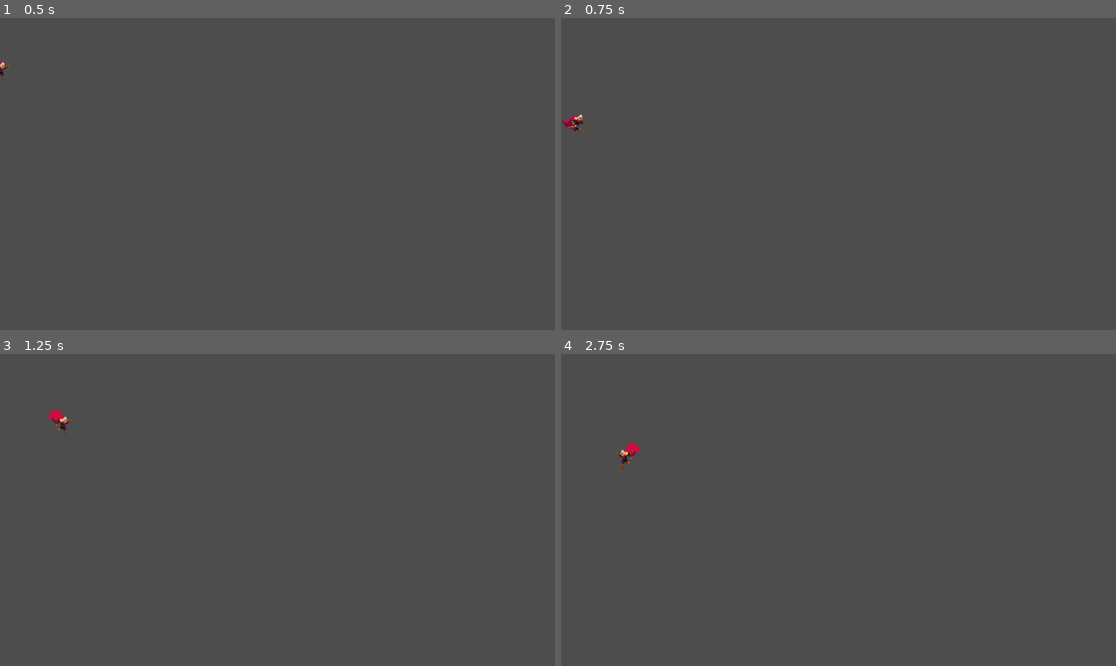
Above: before the commit, frames 1-4 (two rows, left to right).
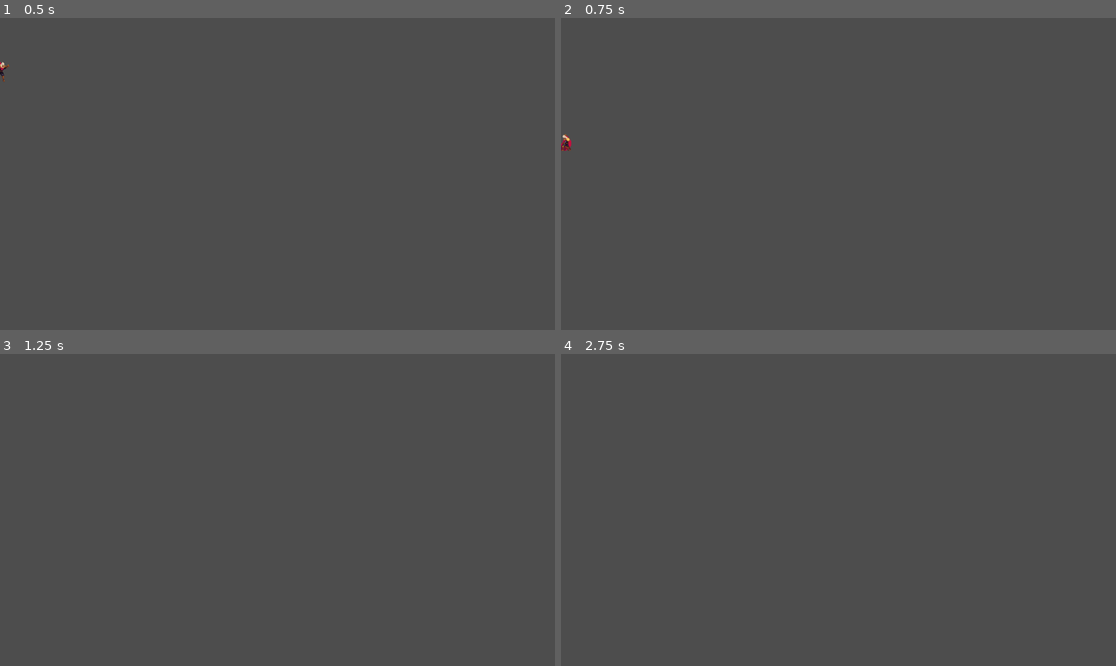
Above: after the commit, the same moments.

Repository: BenJenkyn/interactive-media-final-project
Game: Godot game, scene res://scenes/main.tscn
Two runs of this game, one before a commit and one after it. Both use one fixed random seed, a clock stepped at 60 frames per second and the inputs below.
Inputs:
- Up to frame 1 (0.5 s): no input
- Up to frame 2 (0.75 s): tap Enter at 0.5 s; hold D (move_right) from 0.53 s (still down); tap Space (attack, bound only after the commit) at 0.6 s
- Up to frame 3 (1.25 s): keep holding D (move_right); tap Up (jump) at 0.77, 1.07 s; tap Q (throw, bound only after the commit) at 0.8 s
- Up to frame 4 (2.75 s): tap Q (throw, bound only after the commit) at 1.35 s; tap Up (jump) at 1.52, 1.55, 1.82, 2.1 s; release D (move_right) at 2.03 s; hold A (move_left) from 2.03 s (still down); tap Space (attack, bound only after the commit) at 2.3 s

Frame 1 is identical in both runs. In frame 2, 0.2% of the frame differs, in the area x 0-5%, y 30-43%; in frame 3, 0.2%; in frame 4, 0.2%.

Commit message:
finished character movements

Diff:
--- a/hollow-head/project.godot
+++ b/hollow-head/project.godot
@@ -31,8 +31,17 @@
 }
 jump={
 "deadzone": 0.2,
-"events": [Object(InputEventKey,"resource_local_to_scene":fa …(140 unchanged characters)… d":false,"keycode":0,"physical_keycode":32,"key_label":0,"unicode":32,"location":0,"echo":false,"script":null)
-, Object(InputEventKey,"resource_local_to_scene":false,"resource_name":"","device":-1,"window_id":0,"alt_pressed":false,"shift_pressed":false,"ctrl_pressed":false,"meta_pressed":false,"pressed":false,"keycode":0,"physical_keycode":4194320,"key_label":0,"unicode":0,"location":0,"echo":false,"script":null)
+"events": [Object(InputEventKey,"resource_local_to_scene":fa …(140 unchanged characters)… d":false,"keycode":0,"physical_keycode":4194320,"key_label":0,"unicode":0,"location":0,"echo":false,"script":null)
 , Object(InputEventKey,"resource_local_to_scene":false,"resource_name":"","device":-1,"window_id":0,"alt_pressed":false …(183 unchanged characters)…
 ]
 }
+attack={
+"deadzone": 0.2,
+"events": [Object(InputEventKey,"resource_local_to_scene":false,"resource_name":"","device":-1,"window_id":0,"alt_pressed":false,"shift_pressed":false,"ctrl_pressed":false,"meta_pressed":false,"pressed":false,"keycode":0,"physical_keycode":32,"key_label":0,"unicode":32,"location":0,"echo":false,"script":null)
+]
+}
+throw={
+"deadzone": 0.2,
+"events": [Object(InputEventKey,"resource_local_to_scene":false,"resource_name":"","device":-1,"window_id":0,"alt_pressed":false,"shift_pressed":false,"ctrl_pressed":false,"meta_pressed":false,"pressed":false,"keycode":0,"physical_keycode":81,"key_label":0,"unicode":113,"location":0,"echo":false,"script":null)
+]
+}
--- a/hollow-head/scenes/player/Player.tscn
+++ b/hollow-head/scenes/player/Player.tscn
@@ -1,13 +1,17 @@
-[gd_scene load_steps=27 format=3 uid="uid://e7ihj1pv4fmu"]
-
-[ext_resource type="Texture2D" uid="uid://dv8sgeyikxkj8" path="res://assets/characters/1 Terrible Knight/Sprites/Hurt/frame1.png" id="1_ro0t8"]
+[gd_scene load_steps=34 format=3 uid="uid://e7ihj1pv4fmu"]
+
 [ext_resource type="Script" uid="uid://d2rn5lf0d63b4" path="res://scripts/player.gd" id="1_wr5hl"]
-[ext_resource type="Texture2D" uid="uid://eqmuwsnbd20m" path="res://assets/characters/1 Terrible Knight/Sprites/Hurt/frame2.png" id="2_8nn5r"]
+[ext_resource type="PackedScene" uid="uid://beh23fx68qeu8" path="res://scenes/player/projectile.tscn" id="2_5ttev"]
+[ext_resource type="Texture2D" uid="uid://cpxh13rrbv2qn" path="res://assets/characters/1 Terrible Knight/Sprites/SwordSlash/frame1.png" id="2_76i7i"]
 [ext_resource type="Texture2D" uid="uid://dmfyyps1jflty" path="res://assets/characters/1 Terrible Knight/Sprites/Idle/frame1.png" id="2_tpg5x"]
 [ext_resource type="Texture2D" uid="uid://dsbneefqytqgk" path="res://assets/characters/1 Terrible Knight/Sprites/Idle/frame2.png" id="3_c3xxp"]
-[ext_resource type="Texture2D" uid="uid://cjguhini6l0bh" path="res://assets/characters/1 Terrible Knight/Sprites/Hurt/frame3.png" id="3_kvwax"]
+[ext_resource type="Texture2D" uid="uid://crurvnmblitu3" path="res://assets/characters/1 Terrible Knight/Sprites/SwordSlash/frame2.png" id="3_mndc6"]
+[ext_resource type="Texture2D" uid="uid://otqisyyacayo" path="res://assets/characters/1 Terrible Knight/Sprites/SwordSlash/frame3.png" id="4_1hh02"]
 [ext_resource type="Texture2D" uid="uid://cx4nnj5v8ahmv" path="res://assets/characters/1 Terrible Knight/Sprites/Idle/frame3.png" id="4_npwbq"]
+[ext_resource type="Texture2D" uid="uid://kluemapijtm6" path="res://assets/characters/1 Terrible Knight/Sprites/SwordSlash/frame4.png" id="5_5ttev"]
 [ext_resource type="Texture2D" uid="uid://dfi0bvfxhhn2w" path="res://assets/characters/1 Terrible Knight/Sprites/Idle/frame4.png" id="5_v42im"]
+[ext_resource type="Texture2D" uid="uid://we4a4c4wvxca" path="res://assets/characters/1 Terrible Knight/Sprites/SwordSlash/frame5.png" id="6_geaob"]
+[ext_resource type="Texture2D" uid="uid://emv5i1pvmiyx" path="res://assets/characters/1 Terrible Knight/Sprites/SwordSlash/frame6.png" id="7_qsmrd"]
 [ext_resource type="Texture2D" uid="uid://dmo5hxqx2goh5" path="res://assets/characters/1 Terrible Knight/Sprites/Jump/Jump1.png" id="8_x3qp0"]
 [ext_resource type="Texture2D" uid="uid://eoaxcej5l3mj" path="res://assets/characters/1 Terrible Knight/Sprites/Jump/Jump2.png" id="9_76i7i"]
 [ext_resource type="Texture2D" uid="uid://d1b58s4a1kqs7" path="res://assets/characters/1 Terrible Knight/Sprites/Jump/Jump3.png" id="10_mndc6"]
@@ -24,30 +28,41 @@
 [ext_resource type="Texture2D" uid="uid://bkadrhm6ywas4" path="res://assets/characters/1 Terrible Knight/Sprites/Run/frame10.png" id="21_a4b0l"]
 [ext_resource type="Texture2D" uid="uid://dl3ya38ndjils" path="res://assets/characters/1 Terrible Knight/Sprites/Run/frame11.png" id="22_u3hyo"]
 [ext_resource type="Texture2D" uid="uid://b4x7g0ujjbm7b" path="res://assets/characters/1 Terrible Knight/Sprites/Run/frame12.png" id="23_pysui"]
+[ext_resource type="Texture2D" uid="uid://bg2cdnbg3qf34" path="res://assets/characters/1 Terrible Knight/Sprites/AttackSide/attackside-export1.png" id="28_1hh02"]
+[ext_resource type="Texture2D" uid="uid://cj1qqsbtqskqh" path="res://assets/characters/1 Terrible Knight/Sprites/AttackSide/attackside-export2.png" id="29_5ttev"]
 
 [sub_resource type="SpriteFrames" id="SpriteFrames_pn6s4"]
 animations = [{
 "frames": [{
 "duration": 1.0,
+"texture": ExtResource("2_76i7i")
+}, {
+"duration": 1.0,
+"texture": ExtResource("3_mndc6")
+}, {
+"duration": 1.0,
+"texture": ExtResource("4_1hh02")
+}, {
+"duration": 1.0,
+"texture": ExtResource("5_5ttev")
+}, {
+"duration": 1.0,
+"texture": ExtResource("6_geaob")
+}, {
+"duration": 1.0,
+"texture": ExtResource("7_qsmrd")
+}],
+"loop": false,
+"name": &"attack",
+"speed": 12.0
+}, {
+"frames": [{
+"duration": 1.0,
 "texture": ExtResource("11_1hh02")
 }],
 "loop": false,
 "name": &"fall",
 "speed": 5.0
-}, {
-"frames": [{
-"duration": 1.0,
-"texture": ExtResource("1_ro0t8")
-}, {
-"duration": 1.0,
-"texture": ExtResource("2_8nn5r")
-}, {
-"duration": 1.0,
-"texture": ExtResource("3_kvwax")
-}],
-"loop": false,
-"name": &"hurt",
-"speed": 10.0
 }, {
 "frames": [{
 "duration": 1.0,
@@ -122,20 +137,46 @@
 }],
 "loop": true,
 "name": &"run",
-"speed": 8.0
+"speed": 14.0
+}, {
+"frames": [{
+"duration": 1.0,
+"texture": ExtResource("4_1hh02")
+}],
+"loop": true,
+"name": &"test",
+"speed": 5.0
+}, {
+"frames": [{
+"duration": 1.0,
+"texture": ExtResource("28_1hh02")
+}, {
+"duration": 1.0,
+"texture": ExtResource("29_5ttev")
+}],
+"loop": false,
+"name": &"throw",
+"speed": 10.0
 }]
 
 [sub_resource type="CapsuleShape2D" id="CapsuleShape2D_gfjak"]
 radius = 11.0
 height = 35.0
 
-[node name="CharacterBody2D" type="CharacterBody2D"]
+[sub_resource type="RectangleShape2D" id="RectangleShape2D_76i7i"]
+size = Vector2(33, 15)
+
+[node name="Player" type="CharacterBody2D"]
+collision_mask = 18
 script = ExtResource("1_wr5hl")
+projectile_scene = ExtResource("2_5ttev")
 
 [node name="AnimatedSprite2D" type="AnimatedSprite2D" parent="."]
 position = Vector2(-2, -31)
 sprite_frames = SubResource("SpriteFrames_pn6s4")
-animation = &"run"
+animation = &"throw"
+frame = 1
+frame_progress = 1.0
 
 [node name="CollisionShape2D" type="CollisionShape2D" parent="."]
 shape = SubResource("CapsuleShape2D_gfjak")
@@ -147,3 +188,17 @@
 [node name="AttackTimer" type="Timer" parent="."]
 wait_time = 0.3
 one_shot = true
+
+[node name="AttackArea" type="Area2D" parent="."]
+position = Vector2(29.5, -3)
+collision_layer = 4
+collision_mask = 2
+
+[node name="CollisionShape2D" type="CollisionShape2D" parent="AttackArea"]
+shape = SubResource("RectangleShape2D_76i7i")
+
+[node name="ProjectileSpawn" type="Marker2D" parent="."]
+position = Vector2(13, -10)
+
+[connection signal="animation_finished" from="AnimatedSprite2D" to="." method="_on_animated_sprite_2d_animation_finished"]
+[connection signal="frame_changed" from="AnimatedSprite2D" to="." method="_on_animated_sprite_2d_frame_changed"]
--- /dev/null
+++ b/hollow-head/scenes/player/projectile.tscn
@@ -0,0 +1,50 @@
+[gd_scene load_steps=8 format=3 uid="uid://beh23fx68qeu8"]
+
+[ext_resource type="Texture2D" uid="uid://dxhcmn5pl60yk" path="res://assets/characters/1 Terrible Knight/Projectiles/dagger.png" id="1_suvv8"]
+[ext_resource type="Script" uid="uid://bfgved3oiygdm" path="res://scripts/projectile.gd" id="1_yyqrv"]
+[ext_resource type="Texture2D" uid="uid://qebldu80wccs" path="res://assets/characters/1 Terrible Knight/Projectiles/Hit/Sprites/hit1.png" id="2_yyqrv"]
+[ext_resource type="Texture2D" uid="uid://cxpeieu4xvofm" path="res://assets/characters/1 Terrible Knight/Projectiles/Hit/Sprites/hit2.png" id="3_bac4v"]
+[ext_resource type="Texture2D" uid="uid://f1wfywgjb3p3" path="res://assets/characters/1 Terrible Knight/Projectiles/Hit/Sprites/hit3.png" id="4_7sc3a"]
+
+[sub_resource type="SpriteFrames" id="SpriteFrames_v6e8v"]
+animations = [{
+"frames": [{
+"duration": 1.0,
+"texture": ExtResource("1_suvv8")
+}],
+"loop": true,
+"name": &"fly",
+"speed": 14.0
+}, {
+"frames": [{
+"duration": 1.0,
+"texture": ExtResource("2_yyqrv")
+}, {
+"duration": 1.0,
+"texture": ExtResource("3_bac4v")
+}, {
+"duration": 1.0,
+"texture": ExtResource("4_7sc3a")
+}],
+"loop": false,
+"name": &"hit",
+"speed": 5.0
+}]
+
+[sub_resource type="RectangleShape2D" id="RectangleShape2D_yyqrv"]
+size = Vector2(21, 4)
+
+[node name="Projectile" type="Area2D"]
+collision_layer = 8
+collision_mask = 18
+script = ExtResource("1_yyqrv")
+
+[node name="AnimatedSprite2D" type="AnimatedSprite2D" parent="."]
+sprite_frames = SubResource("SpriteFrames_v6e8v")
+animation = &"fly"
+
+[node name="CollisionShape2D" type="CollisionShape2D" parent="."]
+shape = SubResource("RectangleShape2D_yyqrv")
+
+[node name="VisibleOnScreenNotifier2D" type="VisibleOnScreenNotifier2D" parent="."]
+position = Vector2(0, 1)
--- a/hollow-head/scripts/player.gd
+++ b/hollow-head/scripts/player.gd
@@ -3,8 +3,23 @@
 @export var speed: float = 200.0
 @export var jump_velocity: float = -350.0
 @export var gravity: float = 900.0
+@export var projectile_scene: PackedScene
 
 @onready var anim: AnimatedSprite2D = $AnimatedSprite2D
+@onready var attack_area: Area2D = $AttackArea
+@onready var attack_shape: CollisionShape2D = $AttackArea/CollisionShape2D
+@onready var projectile_spawn: Marker2D = $ProjectileSpawn
+
+var is_attacking: bool = false
+var is_throwing: bool = false
+var facing: float = 1.0
+var attack_facing: float = 1.0
+var throw_facing: float = 1.0
+var has_spawned_projectile: bool = false
+
+func _ready() -> void:
+	attack_area.monitoring = false
+	attack_shape.disabled = true
 
 func _physics_process(delta: float) -> void:
 	var input_x := Input.get_axis("move_left", "move_right")
@@ -12,29 +27,97 @@
 	if not is_on_floor():
 		velocity.y += gravity * delta
 
-	if Input.is_action_just_pressed("jump") and is_on_floor():
+	if Input.is_action_just_pressed("jump") and is_on_floor() and not is_attacking and not is_throwing:
 		velocity.y = jump_velocity
 
-	velocity.x = input_x * speed
+	if Input.is_action_just_pressed("attack") and not is_attacking and not is_throwing:
+		start_attack()
 
-	if input_x < 0:
-		anim.flip_h = true
-	elif input_x > 0:
-		anim.flip_h = false
+	if Input.is_action_just_pressed("throw") and not is_throwing and not is_attacking:
+		start_throw()
+
+	if not is_attacking and not is_throwing:
+		velocity.x = input_x * speed
+	else:
+		velocity.x = 0.0
+
+	if not is_attacking and not is_throwing:
+		if input_x < 0:
+			facing = -1.0
+		elif input_x > 0:
+			facing = 1.0
+
+	_update_facing_visuals()
 
 	move_and_slide()
 
-	if not is_on_floor():
-		if velocity.y < 0:
-			play_anim("jump")
+	if is_attacking or is_throwing:
+		return
+
+	if velocity.y < -20:
+		_play_if_not("jump")
+	elif velocity.y > 20:
+		_play_if_not("fall")
+	else:
+		if abs(input_x) > 0.1:
+			_play_if_not("run")
 		else:
-			play_anim("fall")
+			_play_if_not("idle")
+
+func _update_facing_visuals() -> void:
+	if is_attacking:
+		anim.flip_h = attack_facing < 0
+		attack_area.position.x = abs(attack_area.position.x) * attack_facing
+		projectile_spawn.position.x = abs(projectile_spawn.position.x) * facing
+	elif is_throwing:
+		anim.flip_h = throw_facing < 0
+		attack_area.position.x = abs(attack_area.position.x) * facing
+		projectile_spawn.position.x = abs(projectile_spawn.position.x) * throw_facing
 	else:
-		if abs(input_x) > 0.0:
-			play_anim("run")
-		else:
-			play_anim("idle")
+		anim.flip_h = facing < 0
+		attack_area.position.x = abs(attack_area.position.x) * facing
+		projectile_spawn.position.x = abs(projectile_spawn.position.x) * facing
 
-func play_anim(name: String) -> void:
+func start_attack() -> void:
+	is_attacking = true
+	attack_facing = facing
+	attack_area.position.x = abs(attack_area.position.x) * attack_facing
+	anim.flip_h = attack_facing < 0
+	attack_area.monitoring = true
+	attack_shape.disabled = false
+	anim.play("attack")
+
+func start_throw() -> void:
+	is_throwing = true
+	throw_facing = facing
+	projectile_spawn.position.x = abs(projectile_spawn.position.x) * throw_facing
+	anim.flip_h = throw_facing < 0
+	has_spawned_projectile = false
+	anim.play("throw")
+
+func spawn_projectile() -> void:
+	if projectile_scene == null:
+		print("Projectile scene not assigned")
+		return
+
+	var projectile = projectile_scene.instantiate()
+	get_tree().current_scene.add_child(projectile)
+	projectile.global_position = projectile_spawn.global_position
+	projectile.setup(throw_facing)
+
+func _on_animated_sprite_2d_frame_changed() -> void:
+	if anim.animation == "throw" and anim.frame == 1 and not has_spawned_projectile:
+		has_spawned_projectile = true
+		spawn_projectile()
+
+func _on_animated_sprite_2d_animation_finished() -> void:
+	if anim.animation == "attack":
+		is_attacking = false
+		attack_area.monitoring = false
+		attack_shape.disabled = true
+	elif anim.animation == "throw":
+		is_throwing = false
+
+func _play_if_not(name: String) -> void:
 	if anim.animation != name:
 		anim.play(name)
--- /dev/null
+++ b/hollow-head/scripts/projectile.gd
@@ -0,0 +1,52 @@
+extends Area2D
+
+@export var speed: float = 350.0
+
+@onready var anim: AnimatedSprite2D = $AnimatedSprite2D
+@onready var collision_shape: CollisionShape2D = $CollisionShape2D
+@onready var notifier: VisibleOnScreenNotifier2D = $VisibleOnScreenNotifier2D
+
+var direction: float = 1.0
+var has_hit: bool = false
+
+func _ready() -> void:
+	anim.play("fly")
+	body_entered.connect(_on_body_entered)
+	area_entered.connect(_on_area_entered)
+	notifier.screen_exited.connect(_on_screen_exited)
+	anim.animation_finished.connect(_on_animation_finished)
+
+func _process(delta: float) -> void:
+	if has_hit:
+		return
+
+	position.x += direction * speed * delta
+
+func setup(dir: float) -> void:
+	direction = dir
+
+	if direction < 0:
+		scale.x = -1
+	else:
+		scale.x = 1
+
+func hit() -> void:
+	if has_hit:
+		return
+
+	has_hit = true
+	collision_shape.disabled = true
+	anim.play("hit")
+
+func _on_body_entered(_body: Node) -> void:
+	hit()
+
+func _on_area_entered(_area: Area2D) -> void:
+	hit()
+
+func _on_animation_finished() -> void:
+	if anim.animation == "hit":
+		queue_free()
+
+func _on_screen_exited() -> void:
+	queue_free()
Not shown, removed: hollow-head/assets/characters/1 Terrible Knight/Projectiles/dagger.png.import
Not shown, added: hollow-head/scripts/projectile.gd.uid
Not shown, changed: README.md
Not shown, added: hollow-head/scenes/main.tscn11920297202.tmp
